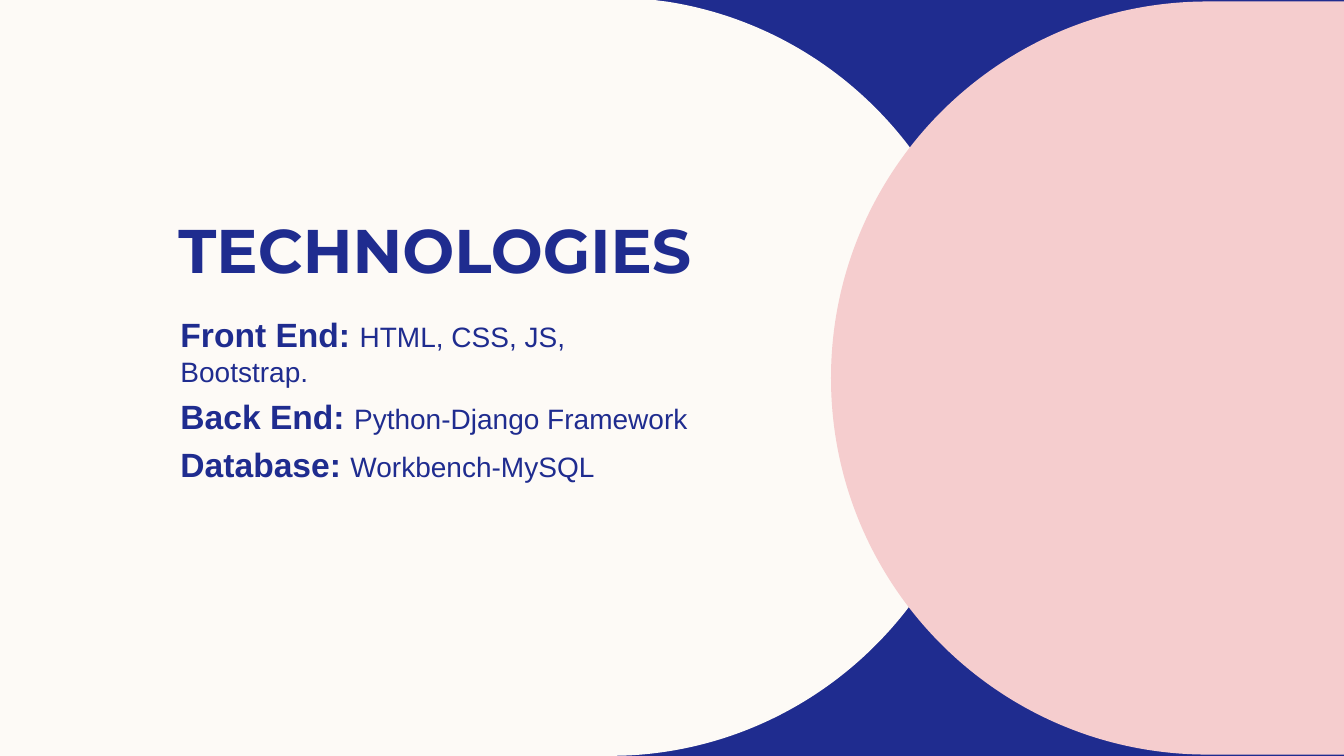
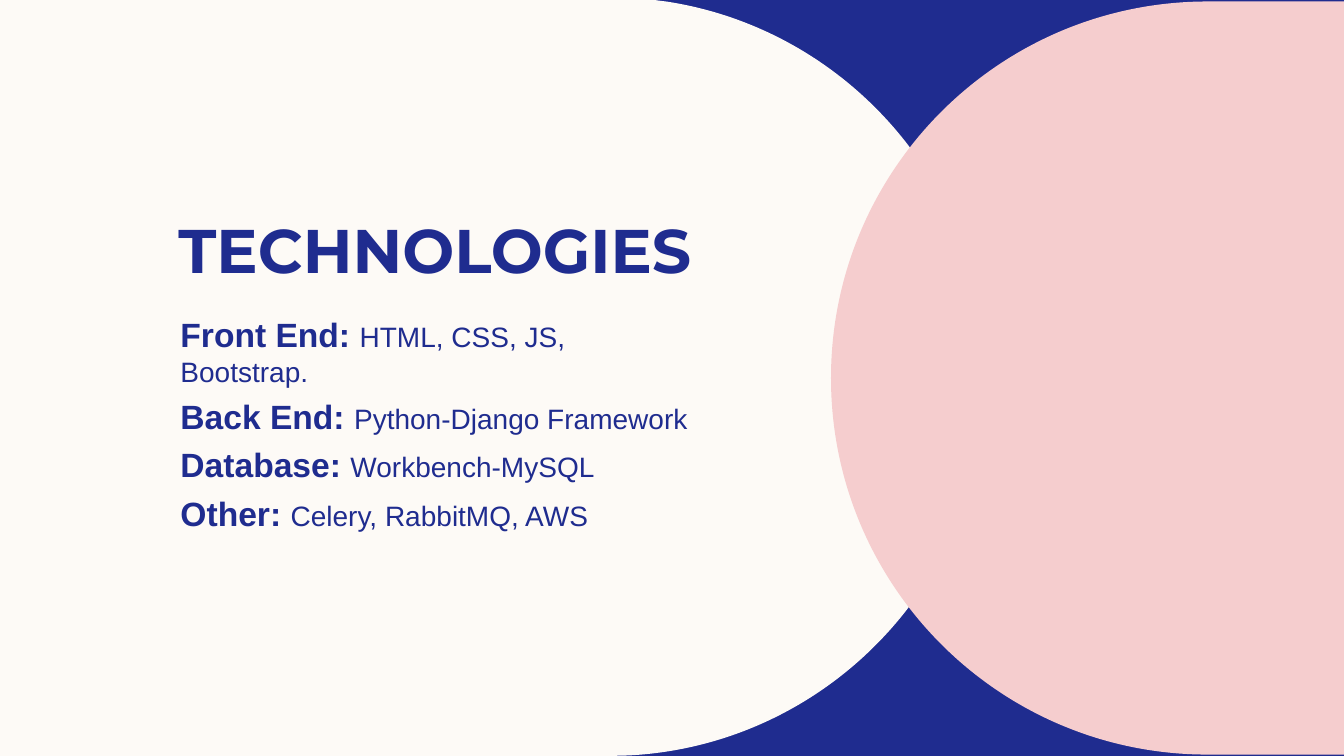
Before and after one commit to mohdashiqpe/Main-Project, a slide deck: slide 7 of Documents/Z Store.pptx. Drawn at 1344x756 pixels with LibreOffice and Linux fonts; fonts in the diff are those of the drawing; background and template pictures are left out. Boxes give left, top, right and bottom in pixels: in the first picture for what was removed or moved away, otherwise in the second. Text is boxed around its words. In the diff, an @@ line names an element or a change of style, - is before the commit and + after.

```diff
--- a/Documents/Z Store.pptx
+++ b/Documents/Z Store.pptx
@@ subtitle at box(180, 501, 588, 531): paragraph added @@
+Other: Celery, RabbitMQ, AWS
```
